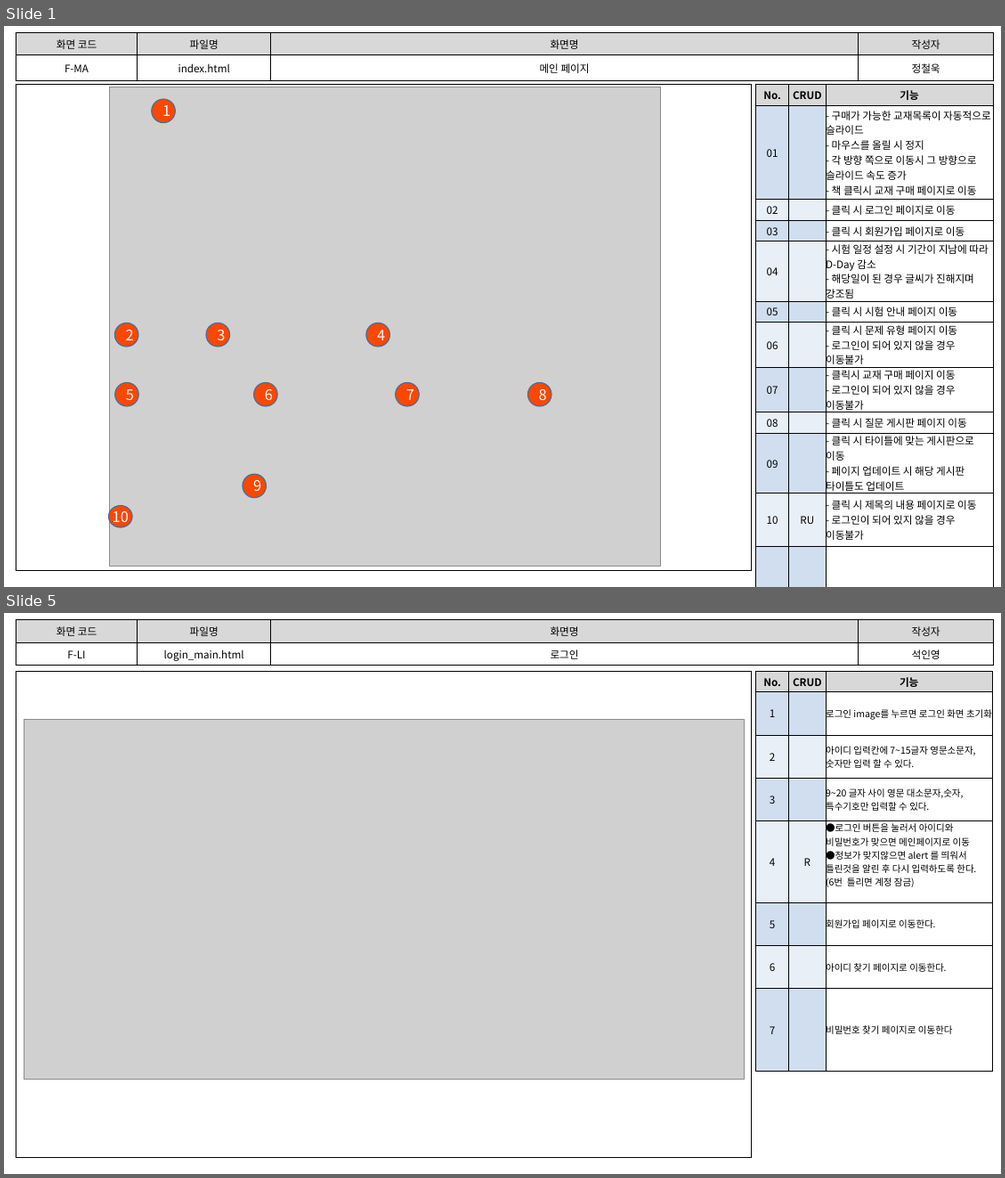
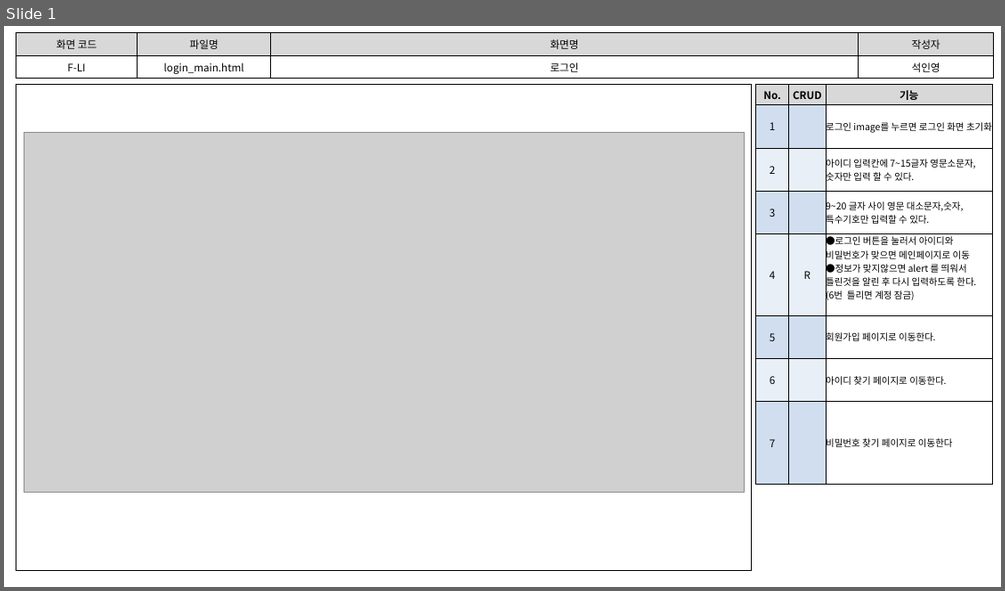
Before and after one commit to index506/cosmo6th_3thGroup, a slide deck: Text/02.화면설계도/3th_Project_화면 설계도(인영).pptx. Shown one above the other, each under a label of ours: slides 1 and 5 before the commit, slide 1 after it; the slides between them are not shown. The pictures are 1005x1178 and 1005x591 pixels, drawn with LibreOffice and Linux fonts; fonts in the diff are those of the drawing; grey boxes stand for pictures. Boxes give left, top, right and bottom in pixels: in the first picture for what was removed or moved away, otherwise in the second. Text is boxed around its words. In the diff, an @@ line names an element or a change of style, - is before the commit and + after.

Commit message:
정철욱 문서작업

```diff
--- a/Text/02.화면설계도/3th_Project_화면 설계도(인영).pptx
+++ b/Text/02.화면설계도/3th_Project_화면 설계도(인영).pptx
@@ slide 1 removed at (4, 26, 1001, 587), background #FFFFFF @@
@@ table removed at (16, 33, 994, 278), 2 rows, 4 columns @@
-화면 코드 | 파일명 | 화면명 | 작성자
-F-MA | index.html | 메인 페이지 | 정철욱
@@ rectangle removed at (16, 85, 751, 571) @@
@@ picture removed at (109, 87, 661, 566) @@
@@ ellipse removed at (152, 99, 175, 123) @@
-1
@@ table removed at (756, 85, 994, 546), 12 rows, 3 columns @@
-No. | CRUD | 기능
-01 |  | - 구매가 가능한 교재목록이 자동적으로 슬라이드 - 마우스를 올릴 시 정지 - 각 방향 쪽으로 이동시 그 방향으로 슬라이드 속도 증가 - 책 클릭시 교재 구매 페이지로 이동
-02 |  | - 클릭 시 로그인 페이지로 이동
-03 |  | - 클릭 시 회원가입 페이지로 이동
-04 |  | - 시험 일정 설정 시 기간이 지남에 따라 D-Day 감소 - 해당일이 된 경우 글씨가 진해지며 강조됨
-05 |  | - 클릭 시 시험 안내 페이지 이동
-06 |  | - 클릭 시 문제 유형 페이지 이동 - 로그인이 되어 있지 않을 경우 이동불가
-07 |  | - 클릭시 교재 구매 페이지 이동 - 로그인이 되어 있지 않을 경우 이동불가
-08 |  | - 클릭 시 질문 게시판 페이지 이동
-09 |  | - 클릭 시 타이틀에 맞는 게시판으로 이동 - 페이지 업데이트 시 해당 게시판 타이틀도 업데이트
-10 | RU | - 클릭 시 제목의 내용 페이지로 이동 - 로그인이 되어 있지 않을 경우 이동불가
- |  | 
@@ ellipse removed at (114, 323, 138, 346) @@
-2
@@ ellipse removed at (206, 323, 230, 346) @@
-3
@@ ellipse removed at (366, 323, 390, 346) @@
-4
@@ ellipse removed at (114, 383, 138, 407) @@
-5
@@ ellipse removed at (254, 383, 278, 407) @@
-6
@@ ellipse removed at (395, 383, 419, 407) @@
-7
@@ ellipse removed at (528, 383, 552, 407) @@
-8
@@ ellipse removed at (243, 474, 267, 498) @@
-9
@@ ellipse removed at (109, 506, 133, 527) @@
-10
@@ what was slide 5 is now slide 1 @@
```
Also in this commit, not shown: 3 other slides removed, 6 other files.
